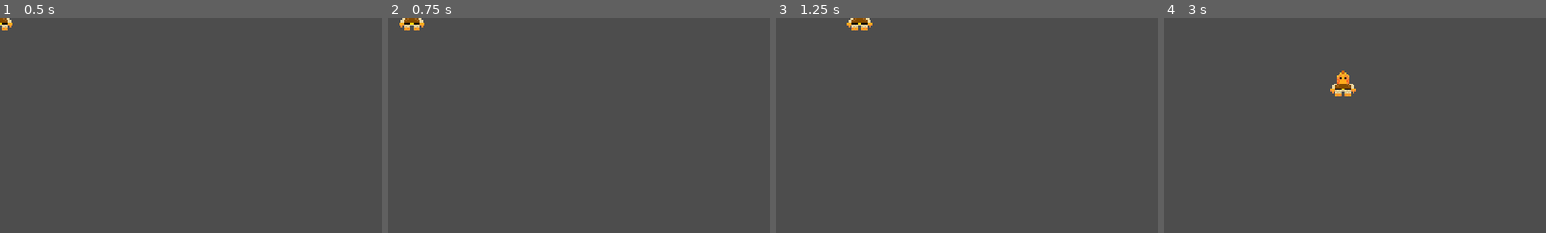
Above: before the commit, frames 1-4 (left to right).
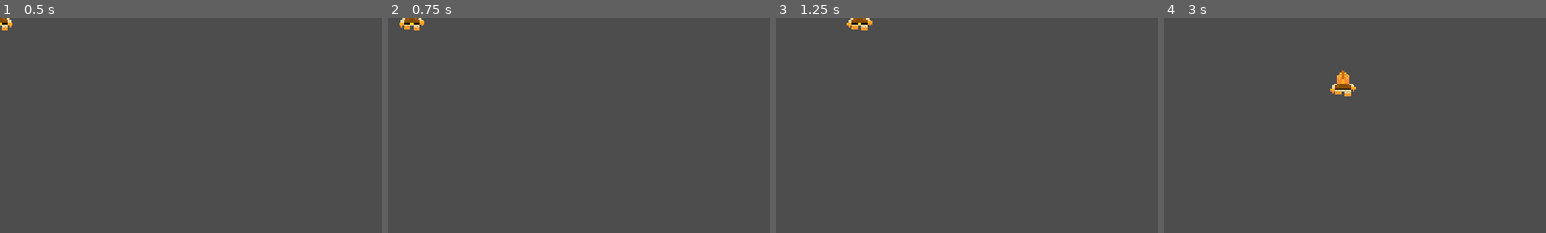
Above: after the commit, the same moments.

Repository: Splashy-Inc/splish-splashisson
Game: Godot game, scene res://Scenes/splish.tscn
The game is run twice, just before and just after one commit, with the same random seed, the same clock (stepped at 60 frames per second) and the same inputs. The project has no main scene, so this scene is started directly.
Inputs:
- Up to frame 1 (0.5 s): no input
- Up to frame 2 (0.75 s): tap Enter at 0.5 s; hold D (right) from 0.53 s (still down)
- Up to frame 3 (1.25 s): keep holding D (right)
- Up to frame 4 (3 s): release D (right) at 1.28 s; hold S (down) 1.28-2.03 s; hold D (right) 2.03-2.78 s; tap Space at 2.75 s; hold W (up) from 2.78 s (still down)
The pictures show only the part of the screen within x 0-50%, y 0-50%; the shares and areas given below are measured in that part.

Frame 1 is identical in both runs. In frame 2, less than 0.1% of the frame differs, in the area x 4-10%, y 1-6%; in frame 3, less than 0.1%; in frame 4, 0.2%, in the area x 44-51%, y 26-37%.

Commit message:
Add animations based on walking direction

Diff:
--- a/Scenes/splish.gd
+++ b/Scenes/splish.gd
@@ -9,8 +9,13 @@
 	# As good practice, you should replace UI actions with custom gameplay actions.
 	var direction := Input.get_vector("left", "right", "up", "down")
 	if direction:
+		if direction.y < 0:
+			$AnimatedSprite2D.play("walking_up")
+		else:
+			$AnimatedSprite2D.play("walking_down")
 		velocity = direction * SPEED
 	else:
+		$AnimatedSprite2D.play("idle")
 		velocity = Vector2.ZERO
 
 	move_and_slide()
--- a/Scenes/splish.tscn
+++ b/Scenes/splish.tscn
@@ -1,7 +1,11 @@
-[gd_scene load_steps=4 format=3 uid="uid://je3j0pd8ickv"]
+[gd_scene load_steps=8 format=3 uid="uid://je3j0pd8ickv"]
 
 [ext_resource type="Script" path="res://Scenes/splish.gd" id="1_34yo7"]
 [ext_resource type="Texture2D" uid="uid://kufse2g7u1ey" path="res://Art/Splish/SplishIdle.png" id="2_fplbu"]
+[ext_resource type="Texture2D" uid="uid://objic60e65pa" path="res://Art/Splish/SplishWalkDownA.png" id="3_etvg6"]
+[ext_resource type="Texture2D" uid="uid://gfa5b1feeydk" path="res://Art/Splish/SplishWalkDownB.png" id="4_bdiwf"]
+[ext_resource type="Texture2D" uid="uid://cmh83m2yj0glw" path="res://Art/Splish/SplishWalkUpA.png" id="5_ksqji"]
+[ext_resource type="Texture2D" uid="uid://brexb1buc6y5" path="res://Art/Splish/SplishWalkUpB.png" id="6_y3bk3"]
 
 [sub_resource type="SpriteFrames" id="SpriteFrames_48aad"]
 animations = [{
@@ -10,8 +14,30 @@
 "texture": ExtResource("2_fplbu")
 }],
 "loop": true,
-"name": &"default",
+"name": &"idle",
 "speed": 5.0
+}, {
+"frames": [{
+"duration": 1.0,
+"texture": ExtResource("3_etvg6")
+}, {
+"duration": 1.0,
+"texture": ExtResource("4_bdiwf")
+}],
+"loop": true,
+"name": &"walking_down",
+"speed": 4.0
+}, {
+"frames": [{
+"duration": 1.0,
+"texture": ExtResource("5_ksqji")
+}, {
+"duration": 1.0,
+"texture": ExtResource("6_y3bk3")
+}],
+"loop": true,
+"name": &"walking_up",
+"speed": 4.0
 }]
 
 [node name="Splish" type="CharacterBody2D"]
@@ -20,3 +46,6 @@
 
 [node name="AnimatedSprite2D" type="AnimatedSprite2D" parent="."]
 sprite_frames = SubResource("SpriteFrames_48aad")
+animation = &"walking_up"
+autoplay = "idle"
+frame_progress = 0.252652
